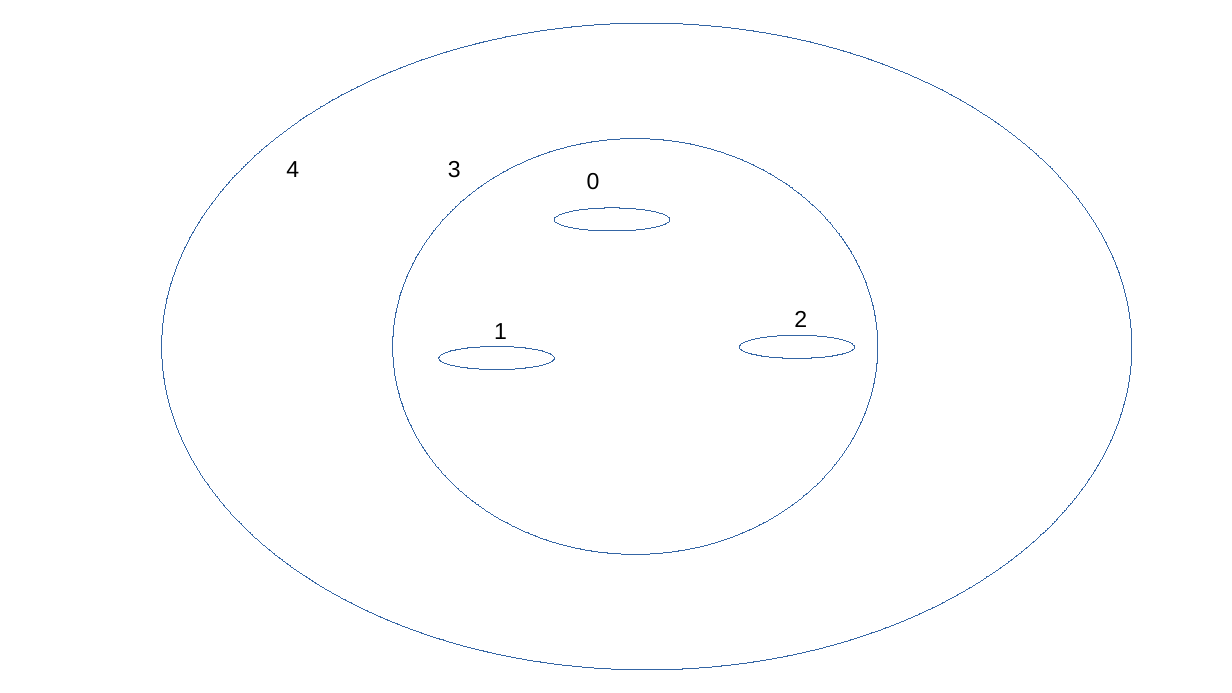
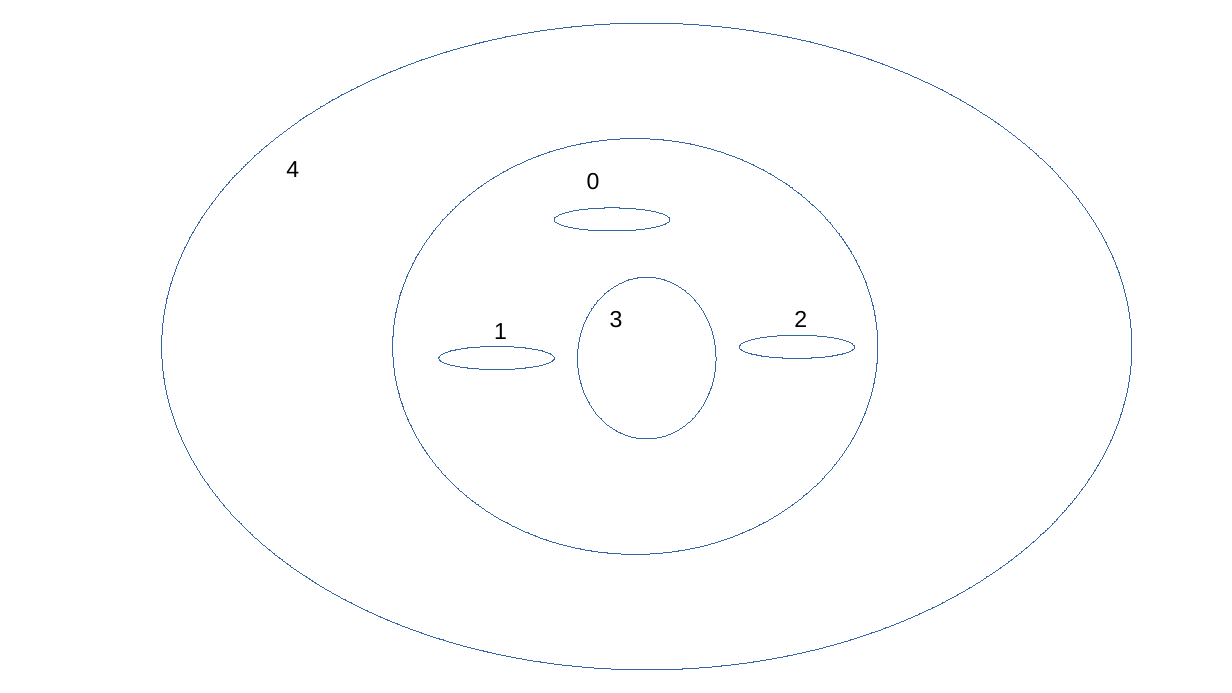
Before and after one commit to gaoak/Mesh2D, a slide deck: slide 1 of meshdivision.pptx. Drawn at 1232x693 pixels with LibreOffice and Linux fonts; fonts in the diff are those of the drawing. Boxes give left, top, right and bottom in pixels: in the first picture for what was removed or moved away, otherwise in the second. Text is boxed around its words. In the diff, an @@ line names an element or a change of style, - is before the commit and + after.

```diff
--- a/meshdivision.pptx
+++ b/meshdivision.pptx
@@ ellipse added at <box>578,277,716,439</box>, outline #3465A4 0 pt @@
@@ text "3": place and size @@
-text "3" at <box>448,161,461,178</box>
+text "3" at <box>610,311,623,328</box>
```
Also in this commit, not shown: 3 other files.
